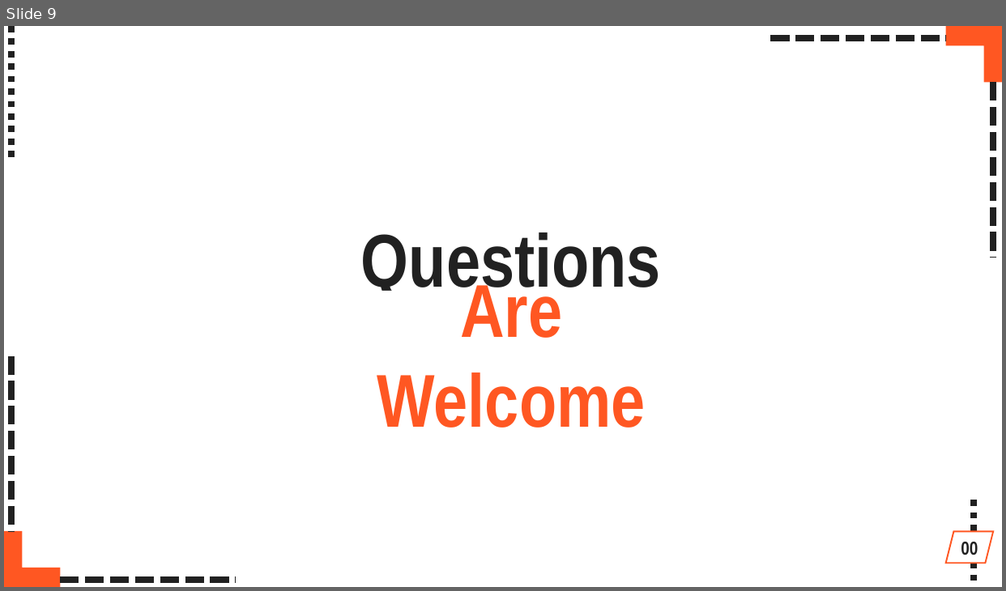
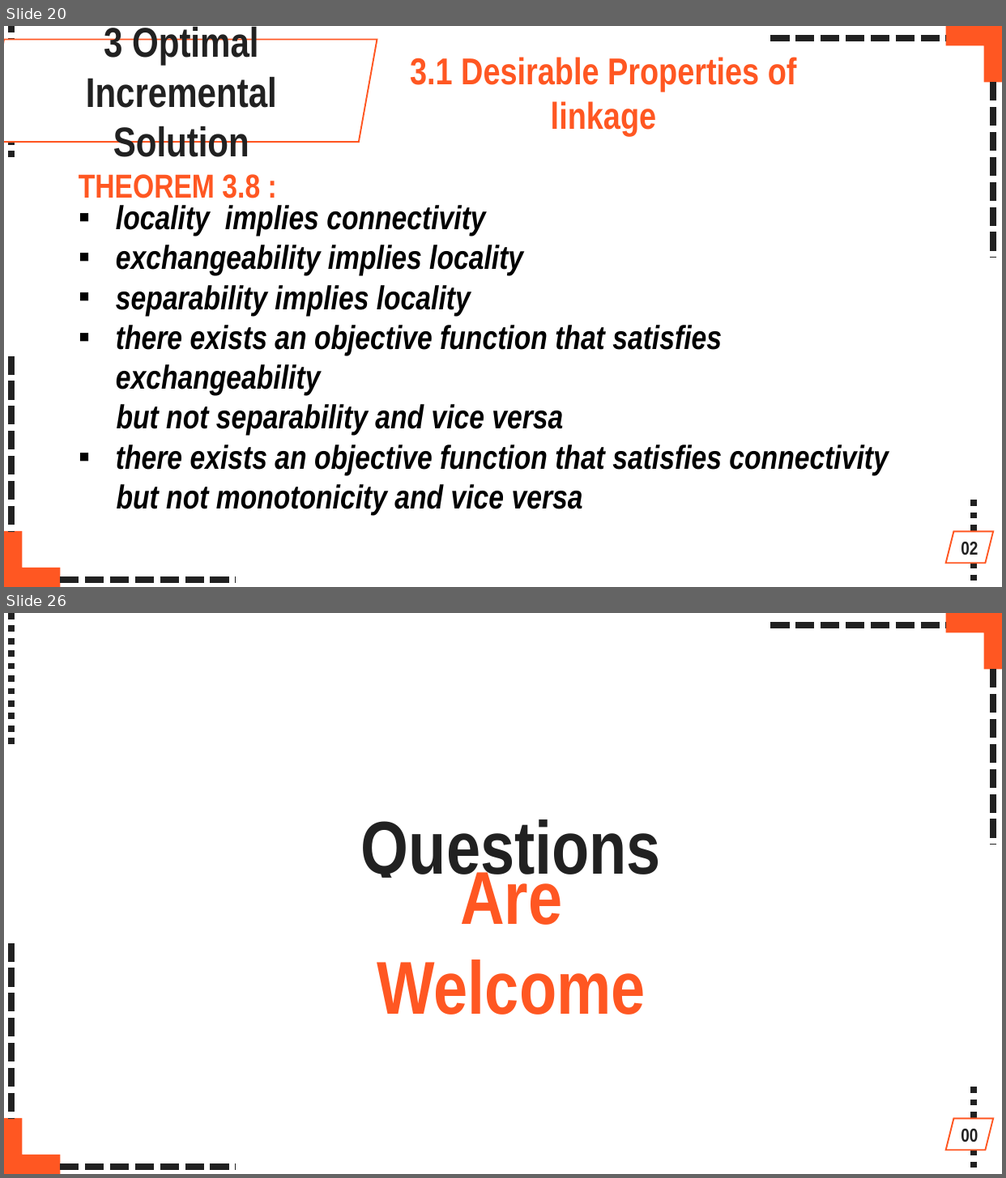
Before and after one commit to abirAbuAsim/incremental_record_linkage, a slide deck: C131001_Abir_April 13th,17.pptx. Shown one above the other, each under a label of ours: slide 9 before the commit, slides 20 and 26 after it; the slides between them are not shown. The pictures are 1006x591 and 1006x1178 pixels, drawn with LibreOffice and Linux fonts; fonts in the diff are those of the drawing. Boxes give left, top, right and bottom in pixels: in the first picture for what was removed or moved away, otherwise in the second. Text is boxed around its words. In the diff, an @@ line names an element or a change of style, - is before the commit and + after.

```diff
--- a/C131001_Abir_April 13th,17.pptx
+++ b/C131001_Abir_April 13th,17.pptx
@@ slide 20 added at bbox=[4, 26, 1002, 587], background #FFFFFF @@
@@ parallelogram added at bbox=[4, 40, 377, 142], fill #FFFFFF, outline #FF5722 1.5 pt, 40 pt, text #212121, bold @@
+3 Optimal Incremental Solution
@@ line added from (11, 26) to (11, 159), #212121 6 pt dashed @@
@@ line added from (770, 38) to (946, 38), #212121 6 pt dashed @@
@@ corner added at bbox=[946, 26, 1002, 82], fill #FF5722 @@
@@ text added at bbox=[410, 57, 797, 136], 36 pt, text #FF5722, bold @@
+3.1 Desirable Properties of linkage
@@ line added from (994, 82) to (994, 258), #212121 6 pt dashed @@
@@ text added at bbox=[79, 174, 260, 199], 32 pt, text #FF5722, bold @@
+THEOREM 3.8 :
@@ text added at bbox=[116, 205, 888, 515], 32 pt, text #000000, bold, italic @@
+▪ locality implies connectivity
+▪ exchangeability implies locality
+▪ separability implies locality
+▪ there exists an objective function that satisfies exchangeability
+but not separability and vice versa
+▪ there exists an objective function that satisfies connectivity
+but not monotonicity and vice versa
@@ line added from (11, 356) to (11, 531), #212121 6 pt dashed @@
@@ line added from (974, 500) to (974, 587), #212121 6 pt dashed @@
@@ corner added at bbox=[4, 531, 60, 587], fill #FF5722 @@
@@ parallelogram added at bbox=[946, 532, 993, 564], fill #FFFFFF, outline #FF5722 1.5 pt, 18 pt, text #212121, bold @@
+02
@@ line added from (60, 580) to (236, 580), #212121 6 pt dashed @@
@@ what was slide 9 is now slide 26 @@
```
Also in this commit, not shown: 3 slides changed, 16 other slides added, 20 other files.
